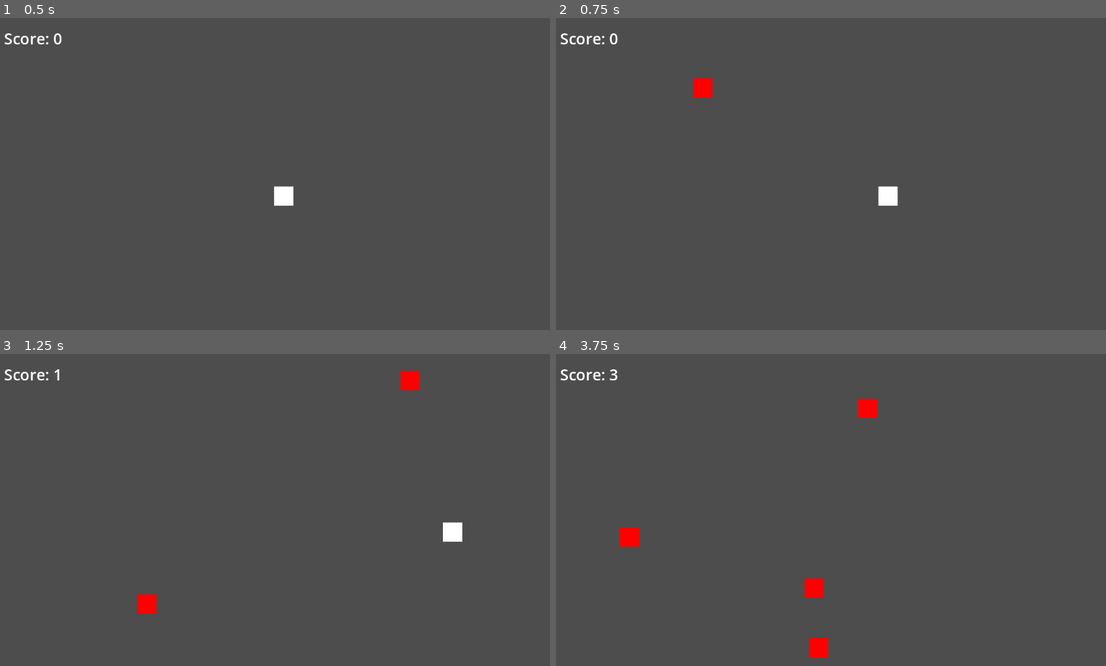
Above: before the commit, frames 1-4 (two rows, left to right).
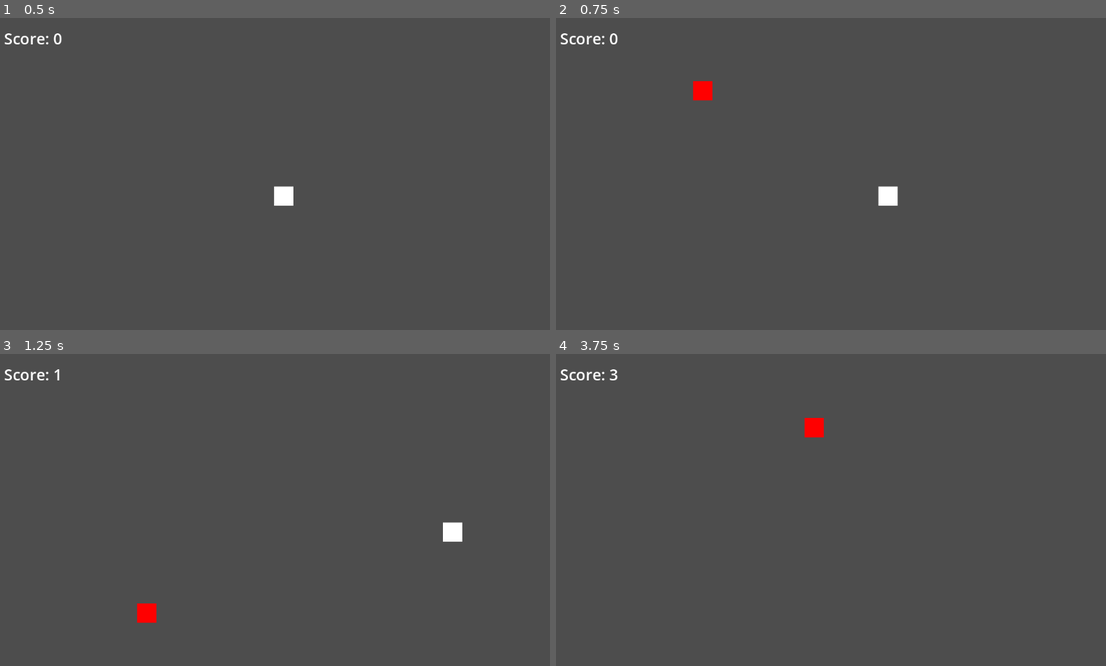
Above: after the commit, the same moments.

Repository: caney93/dodge-and-survive
Game: Godot game, scene res://main.tscn
Same seed, same stepped clock (60 frames per second), same inputs: the game is played once before the commit and once after it.
Inputs:
- Up to frame 1 (0.5 s): no input
- Up to frame 2 (0.75 s): tap Enter at 0.5 s; hold Right (ui_right) from 0.53 s (still down)
- Up to frame 3 (1.25 s): keep holding Right (ui_right)
- Up to frame 4 (3.75 s): release Right (ui_right) at 1.28 s; hold Down (ui_down) 1.28-2.03 s; hold Right (ui_right) 2.03-2.78 s; hold Up (ui_up) 2.78-3.53 s; hold Left (ui_left) from 3.53 s (still down)

Frame 1 is identical in both runs. In frame 2, less than 0.1% of the frame differs, in the area x 24-29%, y 19-27%; in frame 3, 0.4%; in frame 4, 1.1%, in the area x 11-59%, y 14-98%.

Commit message:
feat: Schwierigkeitskurve und Global-Score

Diff:
--- /dev/null
+++ b/global.gd
@@ -0,0 +1,3 @@
+extends Node
+
+var score = 0
--- a/main.gd
+++ b/main.gd
@@ -7,7 +7,10 @@
 
 func _process(delta):
 	score += delta
+	Global.score = score
 	score_label.text = "Score: "  + str(int(score))
+	$SpawnTimer.wait_time = max(0.1, 1.0 - score * 0.02)
+
 
 func _on_spawn_timer_timeout():
 	var obs = obstacle_scene.instantiate()
--- a/obstacle.gd
+++ b/obstacle.gd
@@ -1,6 +1,6 @@
 extends Area2D
 
-var speed = randf_range(200, 800)
+var speed = randf_range(500, 800)
 
 func _process(delta):
 	position.y += speed * delta
--- a/project.godot
+++ b/project.godot
@@ -15,6 +15,10 @@
 config/features=PackedStringArray("4.6", "Forward Plus")
 config/icon="res://icon.svg"
 
+[autoload]
+
+Global="*uid://ci0ccrbec3mb6"
+
 [physics]
 
 3d/physics_engine="Jolt Physics"
Not shown, added: global.gd.uid
